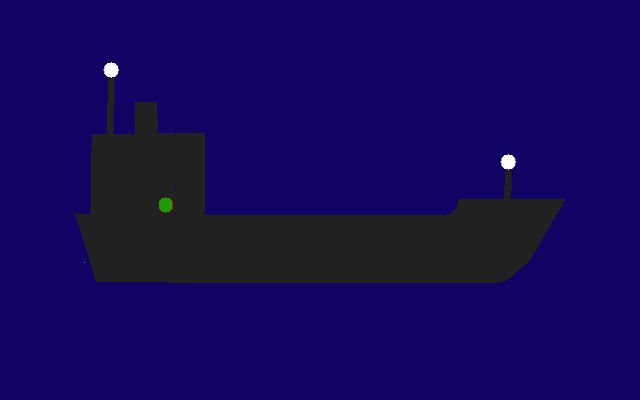
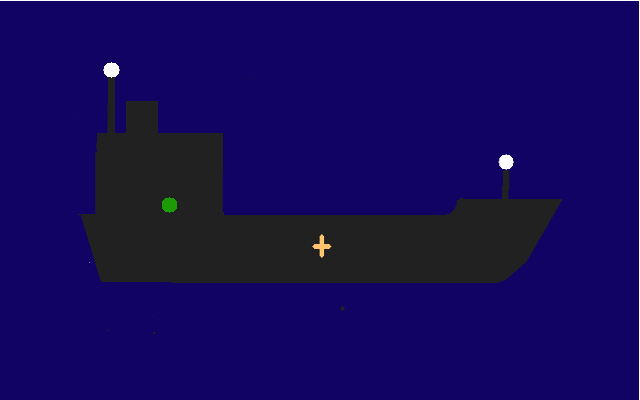
Layers edited between the first and the second 640×400 image:
added layer "stern light" above "chimney" over [103, 62, 224, 334]
added layer "chimney" above "ship" over [126, 101, 158, 133]
added layer "ship" above "Background" over [77, 62, 566, 331]
painted on "Background" over [0, 0, 640, 400]
